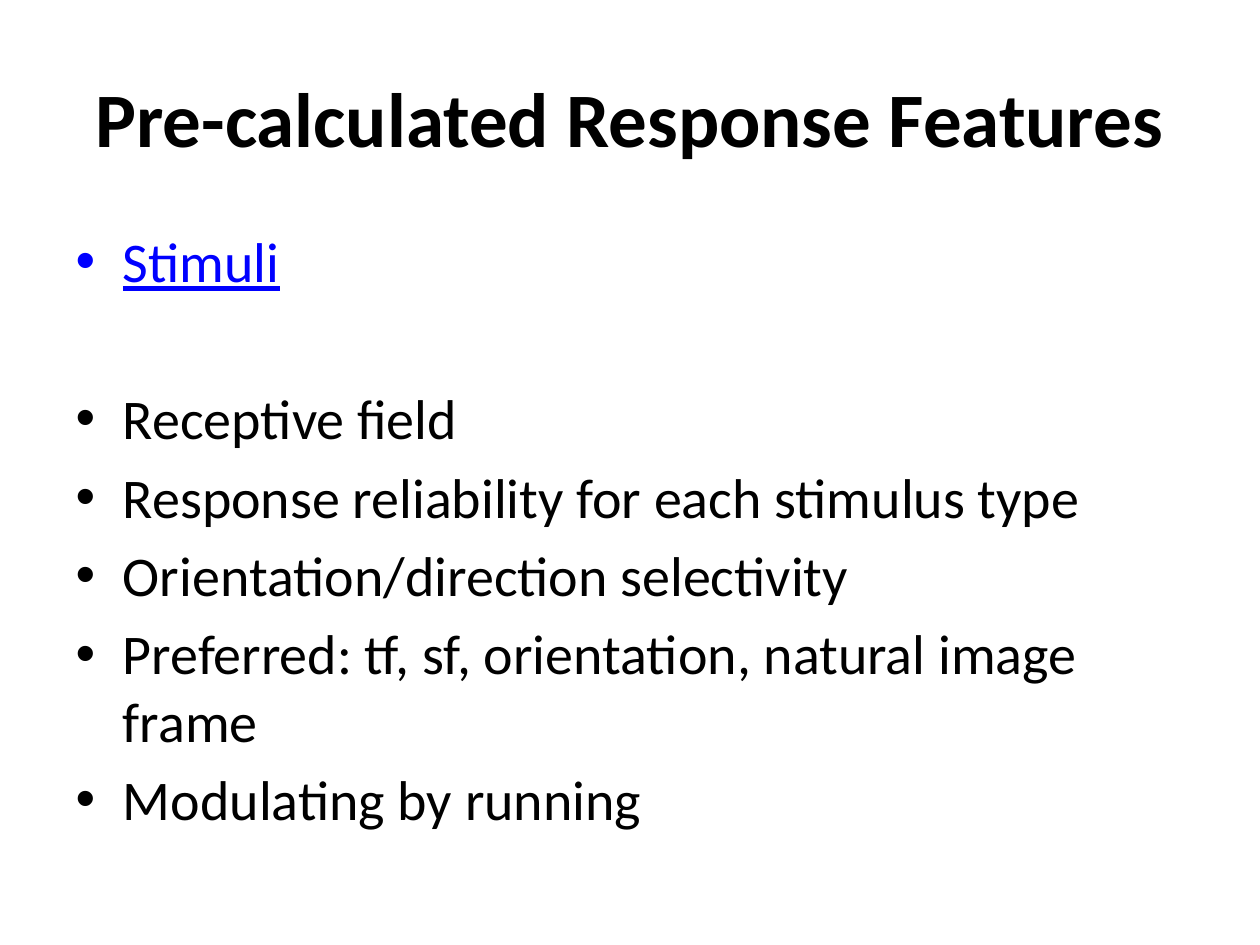
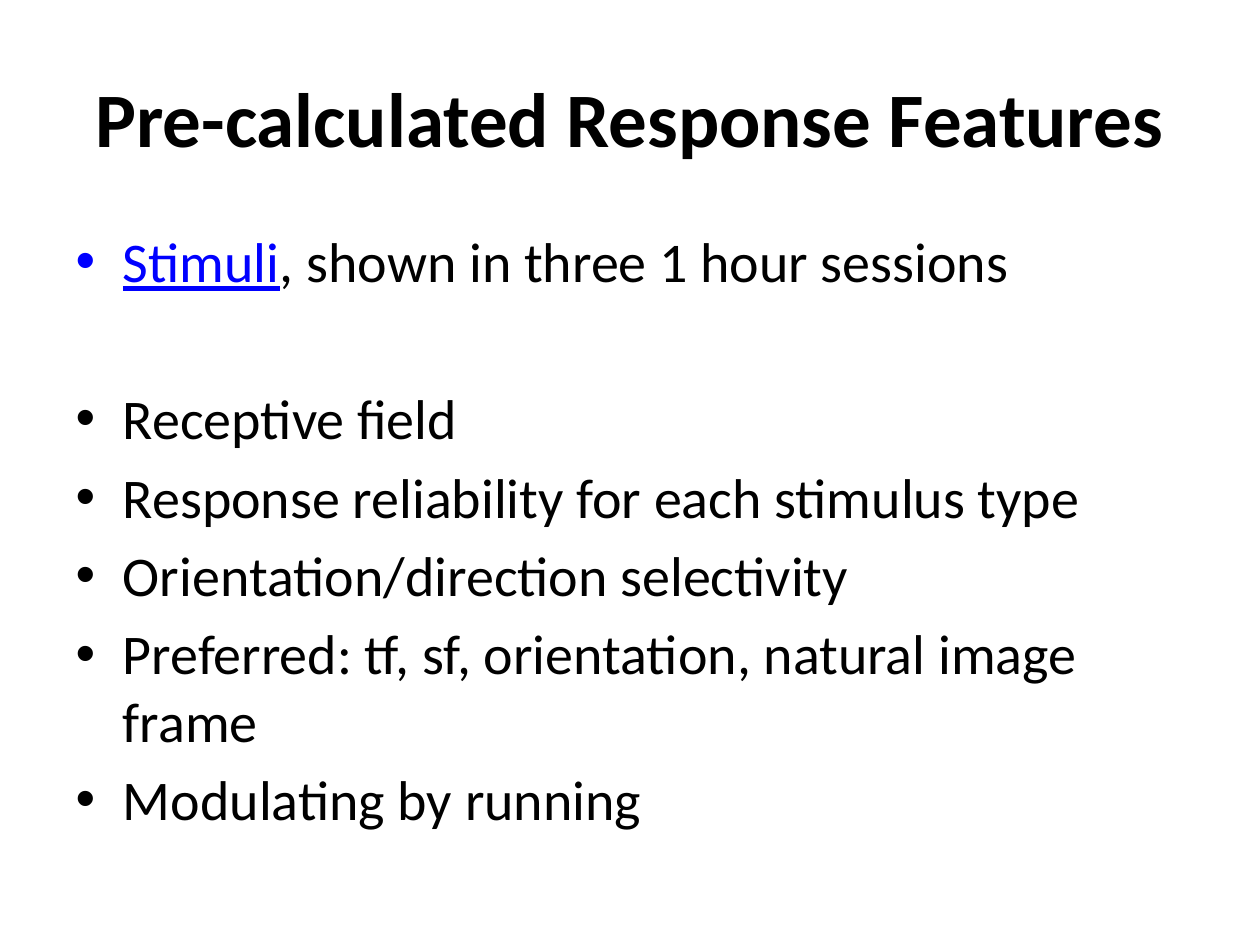
Before and after one commit to geffenlab/CNI-JC, a slide deck: slide 9 of Allen_Brain_Observatory_Dataset.pptx. Drawn at 1260x945 pixels with LibreOffice and Linux fonts; fonts in the diff are those of the drawing. Boxes give left, top, right and bottom in pixels: in the first picture for what was removed or moved away, otherwise in the second. Text is boxed around its words. In the diff, an @@ line names an element or a change of style, - is before the commit and + after.

```diff
--- a/Allen_Brain_Observatory_Dataset.pptx
+++ b/Allen_Brain_Observatory_Dataset.pptx
@@ text at [123,243,1008,291]: text changed; text colour #0000FF to #000000 @@
-• Stimuli
+• Stimuli, shown in three 1 hour sessions
```
Also in this commit, not shown: 6 other slides changed, 1 slide added.
